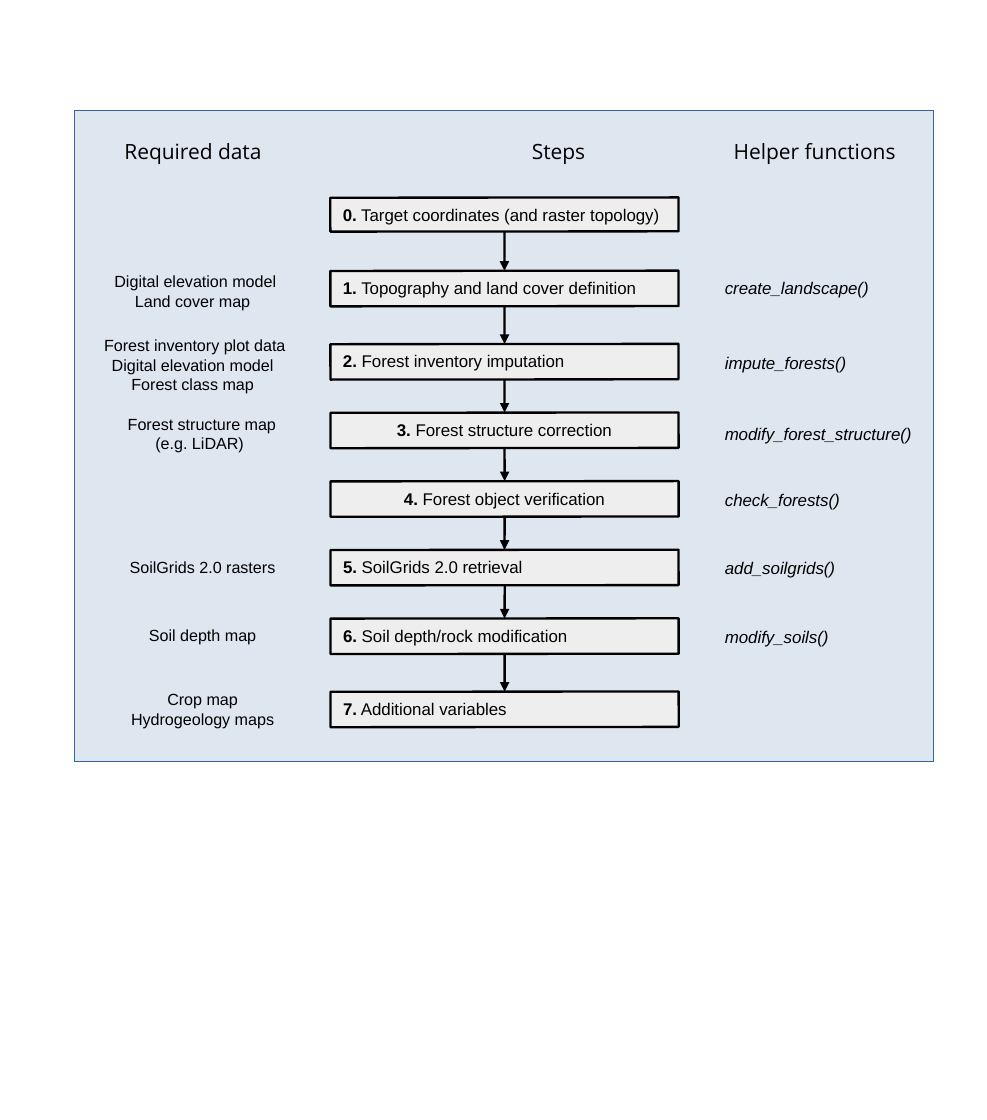
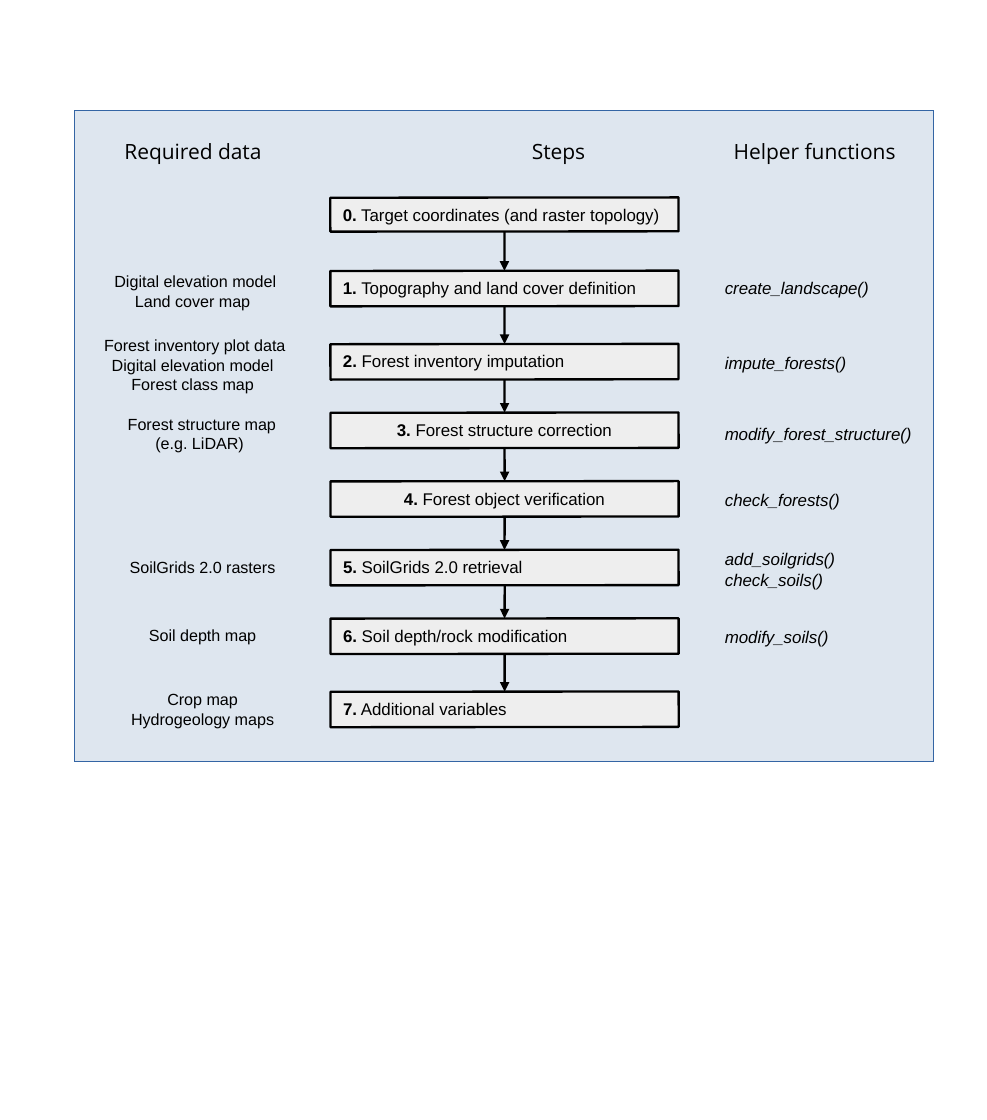
Before and after one commit to emf-creaf/medfatebook, a slide deck: slide 1 of figures/Landscape_init_workflow.odp. Drawn at 987x1120 pixels with LibreOffice and Linux fonts; fonts in the diff are those of the drawing. Boxes give left, top, right and bottom in pixels: in the first picture for what was removed or moved away, otherwise in the second. Text is boxed around its words. In the diff, an @@ line names an element or a change of style, - is before the commit and + after.

```diff
--- a/figures/Landscape_init_workflow.odp
+++ b/figures/Landscape_init_workflow.odp
@@ text "add_soilgrids()": place and size @@
-text "add_soilgrids()" at (725,561,835,578)
+text "add_soilgrids()" at (725,552,835,590)
@@ text at (725,573,823,590): paragraph added @@
+check_soils()
```
Also in this commit, not shown: 3 other files.
